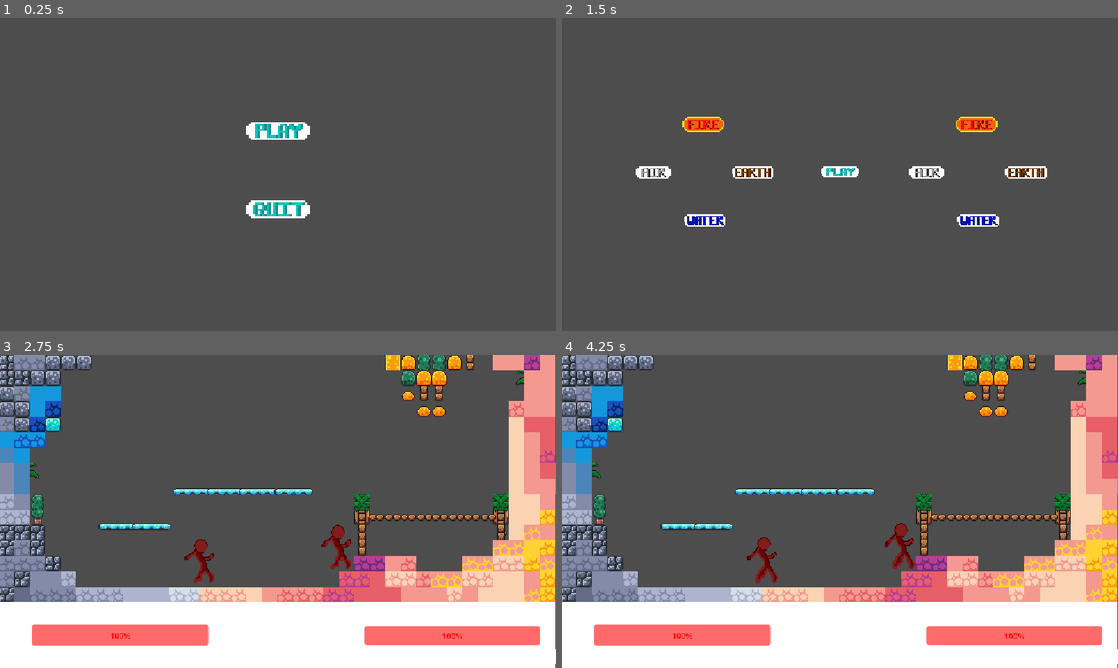
Above: before the commit, frames 1-4 (two rows, left to right).
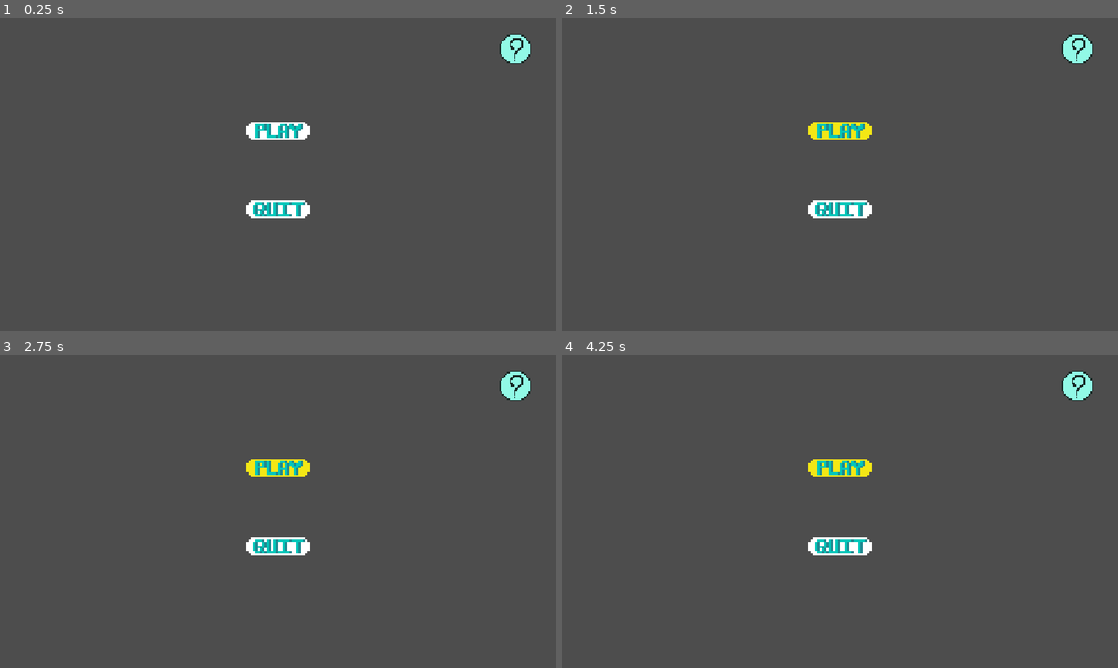
Above: after the commit, the same moments.

Repository: Kingteena/Pixelements
Game: Godot game, scene res://scenes/main_menu.tscn
Same seed, same stepped clock (60 frames per second), same inputs: the game is played once before the commit and once after it.
Inputs (mouse positions are in pixels of both pictures, inside the frame that each line leads up to; where the layout moved, square brackets give the same spot in the first picture):
- Up to frame 1 (0.25 s): no input
- Up to frame 2 (1.5 s): click (1073, 49) at 0.52 s; click (840, 136) at 1.25 s
- Up to frame 3 (2.75 s): click (278, 473) [278, 511] at 2 s
- Up to frame 4 (4.25 s): click (840, 473) at 2.77 s; tap Enter at 3.5 s

The runs differ from the first frame. In frame 1, 0.4% of the frame differs, in the area x 89-96%, y 5-15%; in frame 2, 4.2%; in frame 3, 46%; in frame 4, 47%, in the area x 0-100%, y 0-100%.

Commit message:
add tutorial

Diff:
--- a/project.godot
+++ b/project.godot
@@ -36,6 +36,7 @@
 
 movie_writer/movie_file="/Users/vihara/Downloads/tbd-1/movies/1.mp4"
 movie_writer/disable_vsync=true
+movie_writer/fps=24
 
 [input]
 
--- a/scenes/main_menu.tscn
+++ b/scenes/main_menu.tscn
@@ -1,9 +1,10 @@
 [gd_scene format=3 uid="uid://dpl6dgdbq4dnw"]
 
-[ext_resource type="Script" uid="uid://bs4xu55sv5v4n" path="res://scripts/main_menu.gd" id="1_bqqt6"]
+[ext_resource type="Script" uid="uid://bs4xu55sv5v4n" path="res://main_menu.gd" id="1_bqqt6"]
 [ext_resource type="Texture2D" uid="uid://bku4iyif5yjci" path="res://assets/play Button.png" id="1_ekxnf"]
 [ext_resource type="Texture2D" uid="uid://d0m117be476nk" path="res://assets/Quit Button.png" id="2_bqqt6"]
 [ext_resource type="Texture2D" uid="uid://dwtbom80ks4ru" path="res://assets/New Piskel.png" id="3_wu84c"]
+[ext_resource type="Texture2D" uid="uid://1w53nx08jems" path="res://assets/New Piskel-1.png.png" id="5_8ln24"]
 
 [node name="MainMenu" type="Control" unique_id=547806810]
 layout_mode = 3
@@ -45,5 +46,17 @@
 ignore_texture_size = true
 stretch_mode = 5
 
+[node name="tutorial" type="Button" parent="." unique_id=1897094922]
+layout_mode = 0
+offset_left = 142.33334
+offset_top = -105.333336
+offset_right = 182.33334
+offset_bottom = -65.333336
+theme_override_colors/icon_normal_color = Color(0.5676708, 0.9761624, 0.9013983, 1)
+theme_override_font_sizes/font_size = 6
+icon = ExtResource("5_8ln24")
+flat = true
+
 [connection signal="pressed" from="VBoxContainer/PlayButton" to="." method="_on_play_button_pressed"]
 [connection signal="pressed" from="VBoxContainer/QuitButton" to="." method="_on_quit_button_pressed"]
+[connection signal="pressed" from="tutorial" to="." method="_on_tutorial_pressed"]
--- /dev/null
+++ b/scenes/tutorial.gd
@@ -0,0 +1,15 @@
+extends Control
+
+
+# Called when the node enters the scene tree for the first time.
+func _ready() -> void:
+	pass # Replace with function body.
+
+
+# Called every frame. 'delta' is the elapsed time since the previous frame.
+#func _process(delta: float) -> void:
+	#pass
+
+
+func _on_back_pressed() -> void:
+	get_tree().change_scene_to_file("res://scenes/main_menu.tscn")
--- /dev/null
+++ b/scenes/tutorial.tscn
@@ -0,0 +1,50 @@
+[gd_scene format=3 uid="uid://cofjpk3xlqrme"]
+
+[ext_resource type="Texture2D" uid="uid://bmltpd2urv6qe" path="res://assets/Quit Button-1.png.png" id="1_8ho6b"]
+[ext_resource type="Script" uid="uid://c3hm8pl7vvvsw" path="res://scenes/tutorial.gd" id="1_ph3nu"]
+[ext_resource type="Texture2D" uid="uid://bqvkt3jubsvrc" path="res://assets/New Piskel (11).png" id="2_ph3nu"]
+
+[node name="tutorial" type="Control" unique_id=371829962]
+layout_mode = 3
+anchors_preset = 15
+anchor_right = 1.0
+anchor_bottom = 1.0
+grow_horizontal = 2
+grow_vertical = 2
+script = ExtResource("1_ph3nu")
+
+[node name="VBoxContainer" type="VBoxContainer" parent="." unique_id=1811298039]
+layout_mode = 1
+anchors_preset = 8
+anchor_left = 0.5
+anchor_top = 0.5
+anchor_right = 0.5
+anchor_bottom = 0.5
+offset_left = -25.0
+offset_top = -25.0
+offset_right = 25.0
+offset_bottom = 25.0
+grow_horizontal = 2
+grow_vertical = 2
+
+[node name="back" type="TextureButton" parent="." unique_id=611845207]
+custom_minimum_size = Vector2(50, 50)
+layout_mode = 0
+offset_left = 513.0
+offset_top = 433.0
+offset_right = 659.0
+offset_bottom = 483.0
+texture_normal = ExtResource("1_8ho6b")
+ignore_texture_size = true
+
+[node name="StaticBody2D" type="TextureRect" parent="." unique_id=1206008732]
+layout_mode = 0
+offset_left = 392.0
+offset_top = 39.0
+offset_right = 729.0
+offset_bottom = 358.0
+texture = ExtResource("2_ph3nu")
+expand_mode = 1
+stretch_mode = 4
+
+[connection signal="pressed" from="back" to="." method="_on_back_pressed"]
--- a/scripts/main_menu.gd
+++ /dev/null
@@ -1,8 +0,0 @@
-extends Control
-
-func _on_play_button_pressed():
-	# Go to Character Select
-	get_tree().change_scene_to_file("res://scenes/character_select.tscn")
-
-func _on_quit_button_pressed():
-	get_tree().quit()
Binary file added: assets/New Piskel (11) 2.png
Not shown, added: assets/New Piskel (11) 2.png.import
Binary file added: assets/New Piskel (11) 3.png
Not shown, added: assets/New Piskel (11) 3.png.import
Binary file added: assets/New Piskel (11).png
Not shown, added: assets/New Piskel (11).png.import
Binary file added: assets/New Piskel-1.png.png
Not shown, added: assets/New Piskel-1.png.png.import
Binary file added: assets/Quit Button-1.png.png
Not shown, added: assets/Quit Button-1.png.png.import
Binary file added: assets/icon.png
Not shown, added: assets/icon.png.import
(and 3 more such lines)
